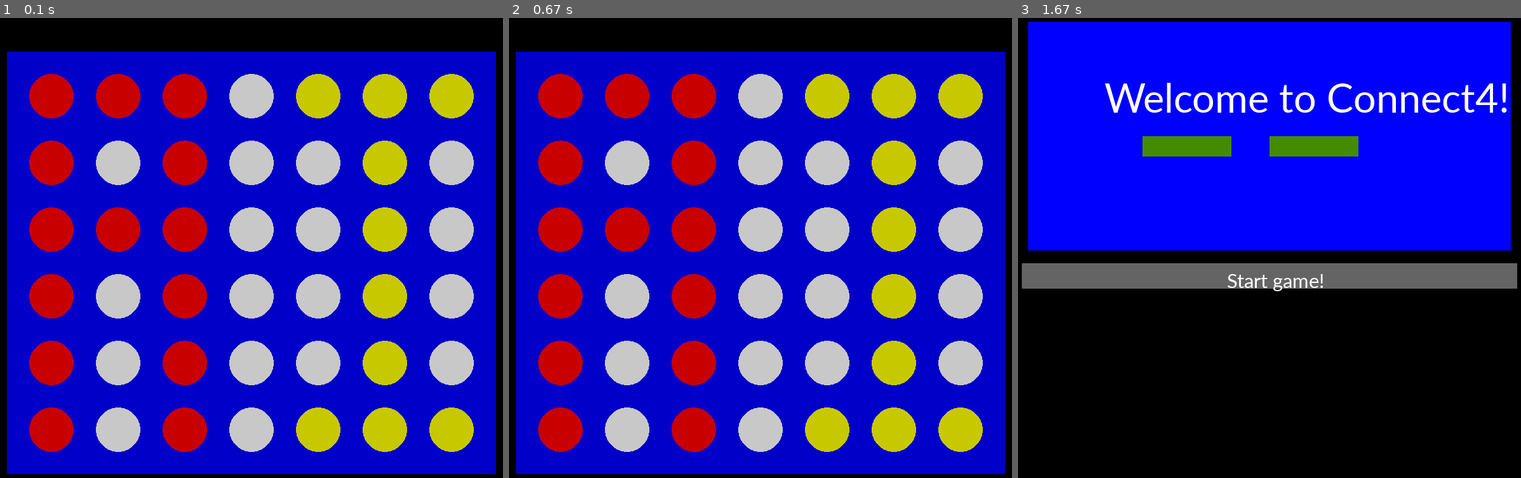
Above: before the commit, frames 1-3 (left to right).
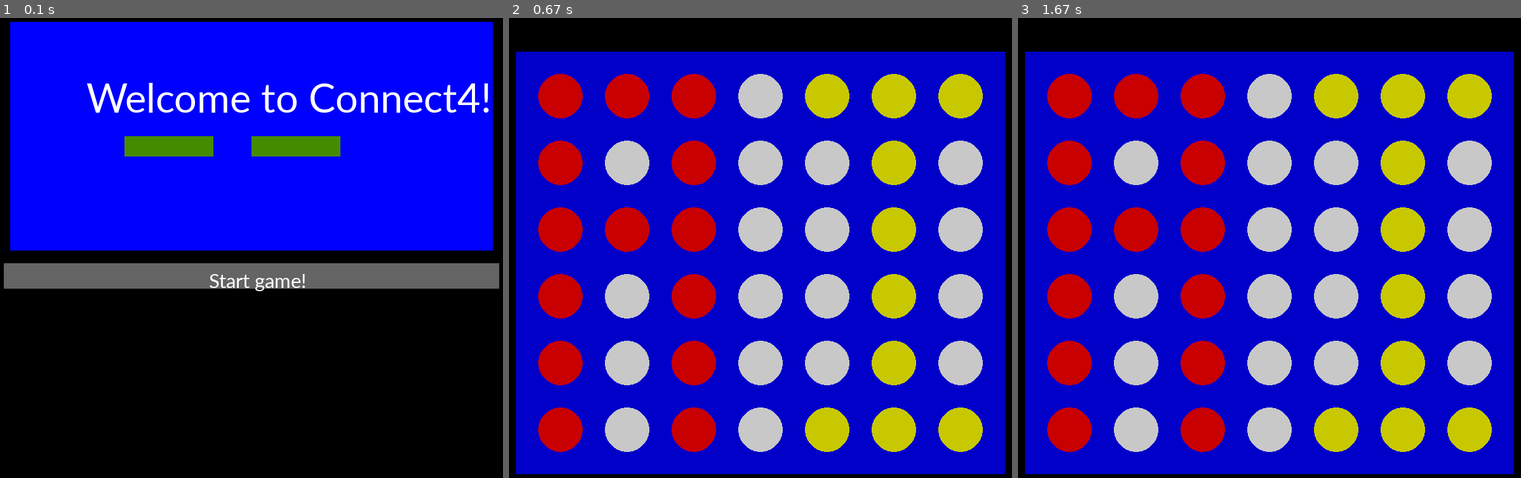
Above: after the commit, the same moments.

Repository: CoachLamb92/connect_four
Game: pygame game, started from pygame_tutorial/main_menu.py
Same seed, same stepped clock (60 frames per second), same inputs: the game is played once before the commit and once after it.
Inputs (mouse positions are in pixels of both pictures, inside the frame that each line leads up to):
- Up to frame 1 (0.1 s): no input
- Up to frame 2 (0.67 s): click (760, 261) at 0.38 s
- Up to frame 3 (1.67 s): hold Backspace 0.67-1.13 s; move the mouse to (1274, 298) at 0.7 s

The runs differ from the first frame. In frame 1, 96% of the frame differs, in the area x 0-100%, y 0-100%; in frame 2, nothing differs; in frame 3, 96%.

Commit message:
Tweak properties in file

Diff:
--- a/pygame_tutorial/game_boardv2.py
+++ b/pygame_tutorial/game_boardv2.py
@@ -1,9 +1,11 @@
 import pygame
-
+from src.main import game_state
 from pygame.locals import *
 
 
-def game_board(width=800, height=800):
+def game_board(width=800, height=800, p1_name="", p2_name=""):
+    p1_name = "Player 1" if not p1_name else p1_name
+    p2_name = "Player 2" if not p2_name else p2_name
     pygame.init()
     board_state = [
             ["X", "X", "X", "_", "O", "O", "O"],    # row 0
@@ -35,7 +37,7 @@
     while gameOn:
         for event in pygame.event.get():
             if event.type == KEYDOWN:
-                if event.key == K_BACKSPACE:
+                if event.key == K_ESCAPE:
                     gameOn = False
 
                 if event.key == K_1:
@@ -71,4 +73,4 @@
 
         pygame.display.update()
 
-game_board()
+# game_board()
